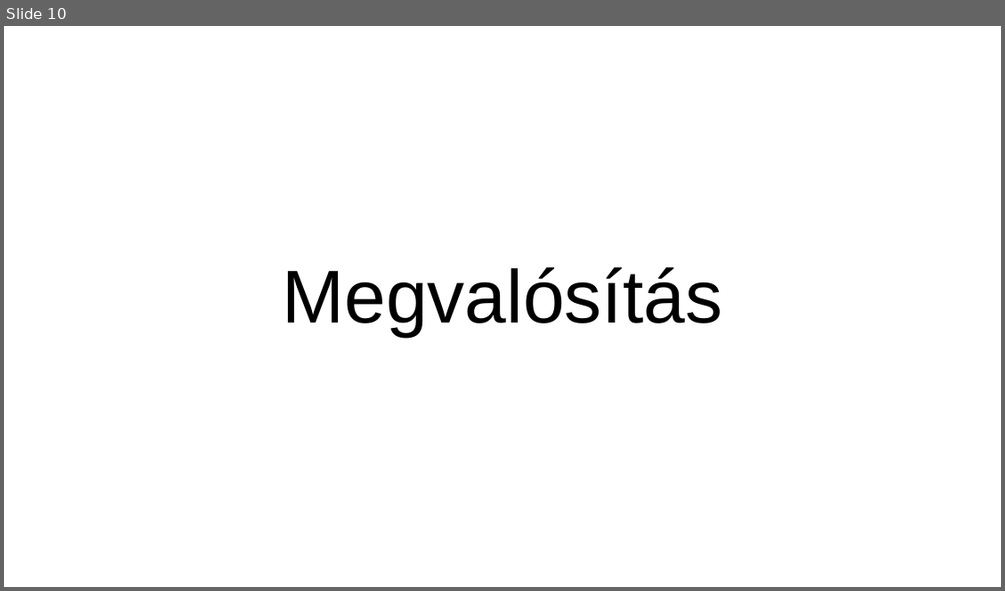
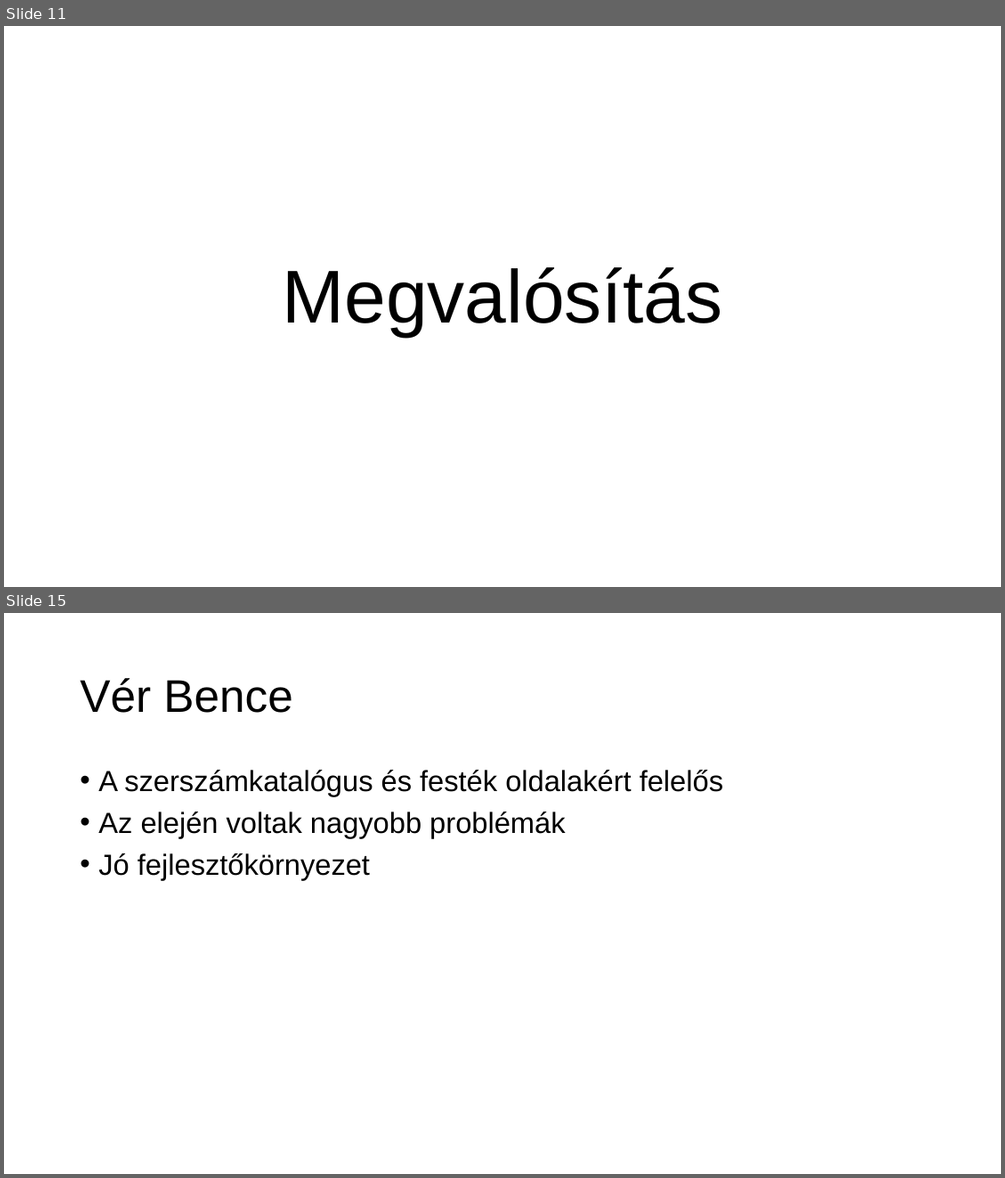
Before and after one commit to verbence/webes-projekt, a slide deck: PPT/tztpvb_barkacs.pptx. Shown one above the other, each under a label of ours: slide 10 before the commit, slides 11 and 15 after it; the slides between them are not shown. The pictures are 1005x591 and 1005x1178 pixels, drawn with LibreOffice and Linux fonts; fonts in the diff are those of the drawing. Boxes give left, top, right and bottom in pixels: in the first picture for what was removed or moved away, otherwise in the second. Text is boxed around its words. In the diff, an @@ line names an element or a change of style, - is before the commit and + after.

```diff
--- a/PPT/tztpvb_barkacs.pptx
+++ b/PPT/tztpvb_barkacs.pptx
@@ slide 15 added at (x1=4, y1=613, x2=1001, y2=1174), background #FFFFFF @@
@@ title added at (x1=80, y1=678, x2=292, y2=713), 44 pt, text #000000 @@
+Vér Bence
@@ text added at (x1=98, y1=770, x2=723, y2=879), 28 pt, text #000000 @@
+• A szerszámkatalógus és festék oldalakért felelős
+• Az elején voltak nagyobb problémák
+• Jó fejlesztőkörnyezet
@@ what was slide 10 is now slide 11 @@
```
Also in this commit, not shown: 4 slides changed, 5 other slides added, 5 slides removed.
